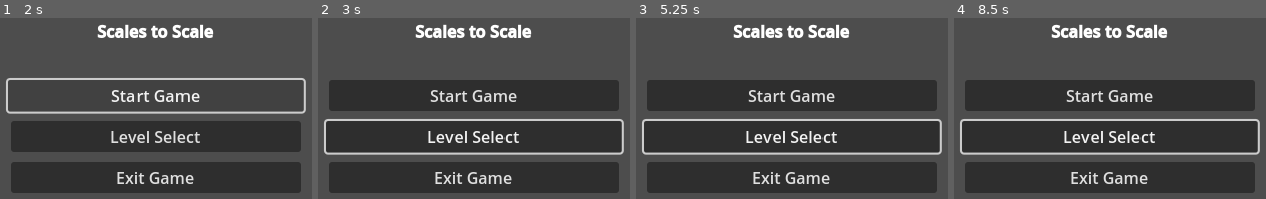
Above: before the commit, frames 1-4 (left to right).
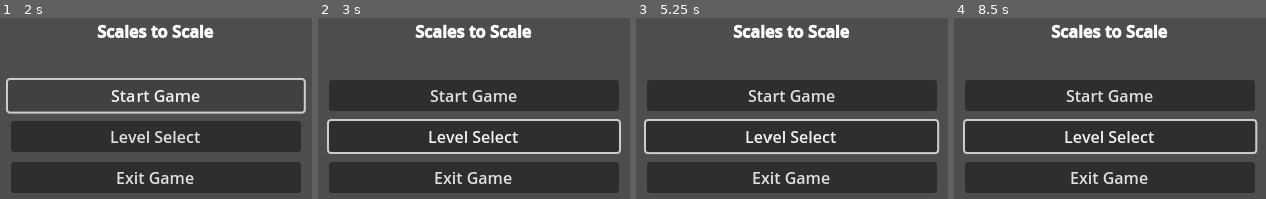
Above: after the commit, the same moments.

Repository: Robocraft999/ScalesToScale
Game: Godot game, scene res://scenes/MainMenu.tscn
Two runs of this game, one before a commit and one after it. Both use one fixed random seed, a clock stepped at 60 frames per second and the inputs below. This scene is started directly instead of the project's main scene.
Inputs (mouse positions are in pixels of both pictures, inside the frame that each line leads up to):
- Up to frame 1 (2 s): click "Start Game" at 0.5 s; click "Start Game" at 1.25 s
- Up to frame 2 (3 s): click "Level Select" at 2 s; tap Enter at 2.75 s; move the mouse to (outside the picture) at 2.77 s; hold D (move_right) from 2.78 s (still down); hold X (dash) from 2.78 s (still down); click (outside the picture) at 2.92 s
- Up to frame 3 (5.25 s): tap Space (jump) at 3.02, 3.5, 5 s; release D (move_right) at 3.5 s; release X (dash) at 3.5 s; drag from (outside the picture) to (outside the picture) at 3.52 s; tap Enter at 4.25 s; move the mouse to (outside the picture) at 4.27 s; hold A (move_left) 4.28-5 s; tap Mouse wheel up (mouse_wheel_up) at 4.35 s; click (outside the picture) at 4.42 s; drag from (823, 135) to (outside the picture) at 5.02 s
- Up to frame 4 (8.5 s): tap Enter at 5.75 s; move the mouse to (1013, 45) at 5.77 s; hold A (move_left) 5.78-6.5 s; tap O at 5.85 s; click (1013, 45) at 5.92 s; tap Space (jump) at 6.02, 6.5 s; drag from (1250, 117) to (1013, 45) at 6.52 s; move the mouse to (982, 153) at 7.27 s; hold D (move_right) 7.28-8 s; tap Mouse wheel down (mouse_wheel_down) at 7.35 s; click (982, 153) at 7.42 s; drag from (1175, 56) to (982, 153) at 8.02 s

Frame 1 is identical in both runs. In frame 2, 2.0% of the frame differs, in the area x 1-99%, y 55-76%; in frame 3, 1.7%; in frame 4, 2.1%.

Commit message:
Mouse hover for animated button

Diff:
--- a/scripts/animated_button.gd
+++ b/scripts/animated_button.gd
@@ -6,7 +6,9 @@
 
 func _ready() -> void:
 	focus_entered.connect(_on_focus_entered)
+	mouse_entered.connect(_on_focus_entered)
 	focus_exited.connect(_on_focus_exited)
+	mouse_exited.connect(_on_focus_exited)
 
 func _process(delta: float) -> void:
 	pivot_offset = size / 2
